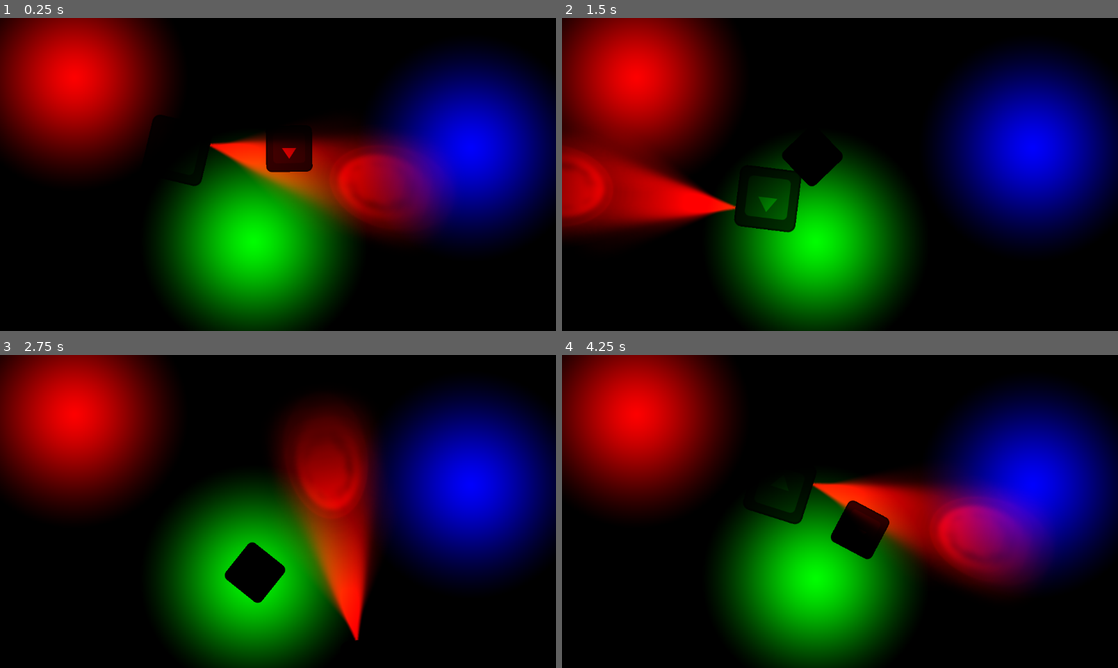
Above: before the commit, frames 1-4 (two rows, left to right).
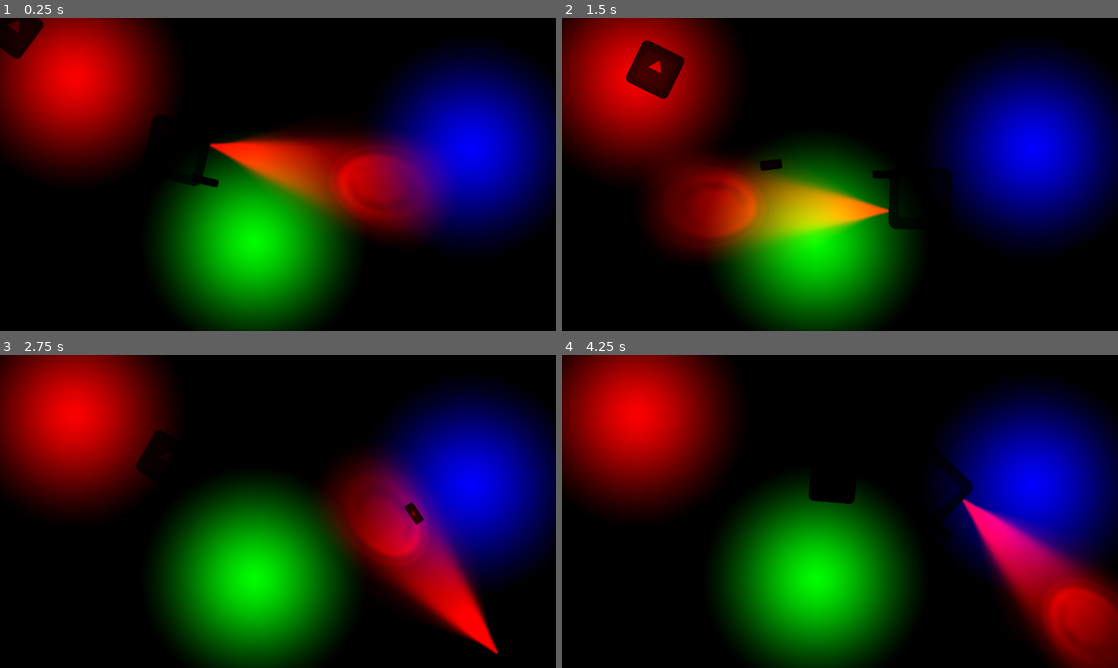
Above: after the commit, the same moments.

Repository: age-of-asparagus/chili-code-jam
Game: Godot game, scene res://world.tscn
The game is run twice, just before and just after one commit, with the same random seed, the same clock (stepped at 60 frames per second) and the same inputs. The engine's default icon, where the game draws it, is replaced by a stand-in: a white triangle on a blue panel in a dark square.
Inputs (mouse positions are in pixels of both pictures, inside the frame that each line leads up to):
- Up to frame 1 (0.25 s): no input
- Up to frame 2 (1.5 s): move the mouse to (962, 158) at 0.52 s; press the mouse at (962, 158) at 0.53 s; hold Right (ui_right) 0.53-1.28 s; move the mouse to (728, 190) at 1.27 s; release the mouse at (728, 190) at 1.28 s; hold Down (ui_down) from 1.28 s (still down); click (728, 190) at 1.35 s
- Up to frame 3 (2.75 s): move the mouse to (333, 442) at 2.02 s; release Down (ui_down) at 2.03 s; press the mouse at (333, 442) at 2.03 s; hold Right (ui_right) from 2.03 s (still down)
- Up to frame 4 (4.25 s): move the mouse to (812, 574) at 2.77 s; release Right (ui_right) at 2.78 s; release the mouse at (812, 574) at 2.78 s; hold Up (ui_up) 2.78-3.53 s; click (812, 574) at 2.85 s; move the mouse to (1006, 558) at 3.52 s; press the mouse at (1006, 558) at 3.53 s; hold Left (ui_left) from 3.53 s (still down)

The runs differ from the first frame. In frame 1, 1.8% of the frame differs, in the area x 0-57%, y 0-54%; in frame 2, 17%; in frame 3, 18%, in the area x 24-90%, y 14-96%; in frame 4, 17%.

Commit message:
Player gun + damage and enemy damage

Diff:
--- a/enemy.gd
+++ b/enemy.gd
@@ -1,5 +1,6 @@
 extends CharacterBody2D
 
+var health = 3
 var speed = 150
 @onready var navigation = $NavigationAgent2D
 @onready var player = get_parent().get_node("Player")
@@ -9,3 +10,11 @@
 	navigation.target_position = player.global_position
 	velocity = global_position.direction_to(navigation.get_next_path_position())*speed
 	move_and_slide()
+
+	if health <= 0:
+		queue_free()
+
+
+func _on_attack_zone_body_entered(body):
+	body.health -= 1
+	queue_free()
--- a/enemy.tscn
+++ b/enemy.tscn
@@ -6,7 +6,12 @@
 [sub_resource type="CircleShape2D" id="CircleShape2D_0mk4i"]
 radius = 48.0416
 
+[sub_resource type="CircleShape2D" id="CircleShape2D_xypht"]
+radius = 55.0091
+
 [node name="Enemy" type="CharacterBody2D"]
+collision_layer = 2
+collision_mask = 4
 script = ExtResource("1_auvvt")
 
 [node name="Sprite2D" type="Sprite2D" parent="."]
@@ -17,3 +22,11 @@
 shape = SubResource("CircleShape2D_0mk4i")
 
 [node name="NavigationAgent2D" type="NavigationAgent2D" parent="."]
+
+[node name="Attack_zone" type="Area2D" parent="."]
+collision_layer = 0
+
+[node name="CollisionShape2D" type="CollisionShape2D" parent="Attack_zone"]
+shape = SubResource("CircleShape2D_xypht")
+
+[connection signal="body_entered" from="Attack_zone" to="." method="_on_attack_zone_body_entered"]
--- a/player.gd
+++ b/player.gd
@@ -1,26 +1,46 @@
 extends CharacterBody2D
 
+var health = 1
 var speed = 500
-var direction = Vector2.ZERO
-
+var moving_direction = Vector2.ZERO
+var Bullet_Scene = preload("res://player_bullet.tscn")
+var can_shoot = true
 
 func _physics_process(delta):
 
-	direction = Vector2.ZERO
+	if health <= 0:
+		queue_free()
+
+	moving_direction = Vector2.ZERO
 	velocity = Vector2.ZERO
 
 	if Input.is_action_pressed("ui_right"):
-		direction.x += 1
+		moving_direction.x += 1
 	if Input.is_action_pressed("ui_left"):
-		direction.x -= 1
+		moving_direction.x -= 1
 	if Input.is_action_pressed("ui_up"):
-		direction.y -= 1
+		moving_direction.y -= 1
 	if Input.is_action_pressed("ui_down"):
-		direction.y += 1
+		moving_direction.y += 1
 
-	velocity += direction.normalized()*speed
+	velocity += moving_direction.normalized()*speed
 
 	look_at(get_global_mouse_position())
 
+	move_and_slide()
 
-	move_and_slide()
+	if Input.is_action_pressed("Left_Click") and can_shoot:
+		shoot_bullet()
+
+
+func shoot_bullet():
+	can_shoot = false
+	$firerate_timer.start()
+	var bullet = Bullet_Scene.instantiate()
+	bullet.direction = Vector2(1,0).rotated(rotation)
+	bullet.global_position = $bullet_spawn.global_position
+	get_parent().add_child(bullet)
+
+
+func _on_firerate_timer_timeout():
+	can_shoot = true
--- a/player.tscn
+++ b/player.tscn
@@ -7,6 +7,7 @@
 radius = 63.3877
 
 [node name="Player" type="CharacterBody2D"]
+collision_mask = 4
 script = ExtResource("1_w1kno")
 
 [node name="Sprite2D" type="Sprite2D" parent="."]
@@ -15,3 +16,17 @@
 
 [node name="CollisionShape2D" type="CollisionShape2D" parent="."]
 shape = SubResource("CircleShape2D_vjqci")
+
+[node name="gun_sprite" type="Sprite2D" parent="."]
+position = Vector2(72, 48)
+scale = Vector2(0.421875, 0.125)
+texture = ExtResource("2_incig")
+
+[node name="bullet_spawn" type="Marker2D" parent="."]
+position = Vector2(105, 49)
+
+[node name="firerate_timer" type="Timer" parent="."]
+wait_time = 0.25
+one_shot = true
+
+[connection signal="timeout" from="firerate_timer" to="." method="_on_firerate_timer_timeout"]
--- /dev/null
+++ b/player_bullet.gd
@@ -0,0 +1,17 @@
+extends Area2D
+
+var velocity : Vector2
+var speed = 25
+var direction : Vector2
+
+func _ready():
+	look_at(global_position+direction)
+
+func _process(delta):
+	velocity = direction*speed
+	global_position += velocity
+
+
+func _on_body_entered(body):
+	body.health -= 1
+	queue_free()
--- /dev/null
+++ b/player_bullet.tscn
@@ -0,0 +1,22 @@
+[gd_scene load_steps=4 format=3 uid="uid://dshrfu271rirs"]
+
+[ext_resource type="Script" path="res://player_bullet.gd" id="1_t4st5"]
+[ext_resource type="Texture2D" uid="uid://bhxwi07oy7bb4" path="res://icon.svg" id="2_o4ikj"]
+
+[sub_resource type="RectangleShape2D" id="RectangleShape2D_hvwgs"]
+size = Vector2(65, 26)
+
+[node name="Player_Bullet" type="Area2D"]
+collision_layer = 0
+collision_mask = 2
+script = ExtResource("1_t4st5")
+
+[node name="Sprite2D" type="Sprite2D" parent="."]
+scale = Vector2(0.351563, 0.15625)
+texture = ExtResource("2_o4ikj")
+
+[node name="CollisionShape2D" type="CollisionShape2D" parent="."]
+position = Vector2(12.5, -2)
+shape = SubResource("RectangleShape2D_hvwgs")
+
+[connection signal="body_entered" from="." to="." method="_on_body_entered"]
--- a/project.godot
+++ b/project.godot
@@ -58,6 +58,11 @@
 , Object(InputEventKey,"resource_local_to_scene":false,"resource_name":"","device":0,"window_id":0,"alt_pressed":false,"shift_pressed":false,"ctrl_pressed":false,"meta_pressed":false,"pressed":false,"keycode":0,"physical_keycode":83,"key_label":0,"unicode":0,"location":0,"echo":false,"script":null)
 ]
 }
+Left_Click={
+"deadzone": 0.5,
+"events": [Object(InputEventMouseButton,"resource_local_to_scene":false,"resource_name":"","device":-1,"window_id":0,"alt_pressed":false,"shift_pressed":false,"ctrl_pressed":false,"meta_pressed":false,"button_mask":0,"position":Vector2(0, 0),"global_position":Vector2(0, 0),"factor":1.0,"button_index":1,"canceled":false,"pressed":false,"double_click":false,"script":null)
+]
+}
 
 [layer_names]
 
@@ -67,6 +72,9 @@
 2d_render/layer_4="Cyan"
 2d_render/layer_5="Blue"
 2d_render/layer_6="Magenta"
+2d_physics/layer_1="Player"
+2d_physics/layer_2="Enemy"
+2d_physics/layer_3="World"
 
 [rendering]
 
--- a/world.tscn
+++ b/world.tscn
@@ -54,4 +54,3 @@
 texture = ExtResource("4_2tucr")
 
 [node name="Enemy" parent="." instance=ExtResource("2_ixb4d")]
-position = Vector2(634, 270)
Not shown: 1 places in enemy.tscn that only renumber resources
Not shown: 1 places in player.tscn that only renumber resources
Not shown: 1 places in world.tscn that only renumber resources
